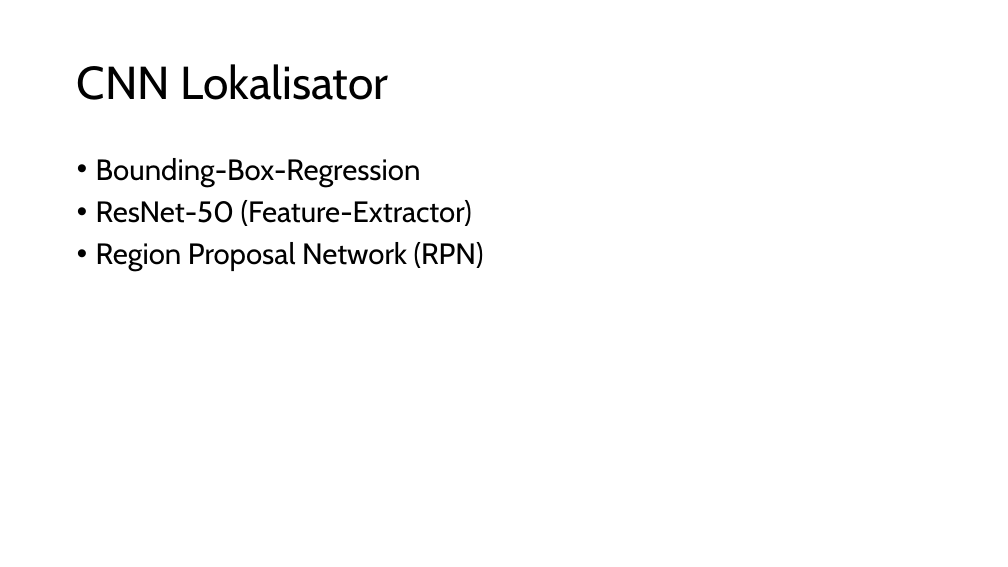
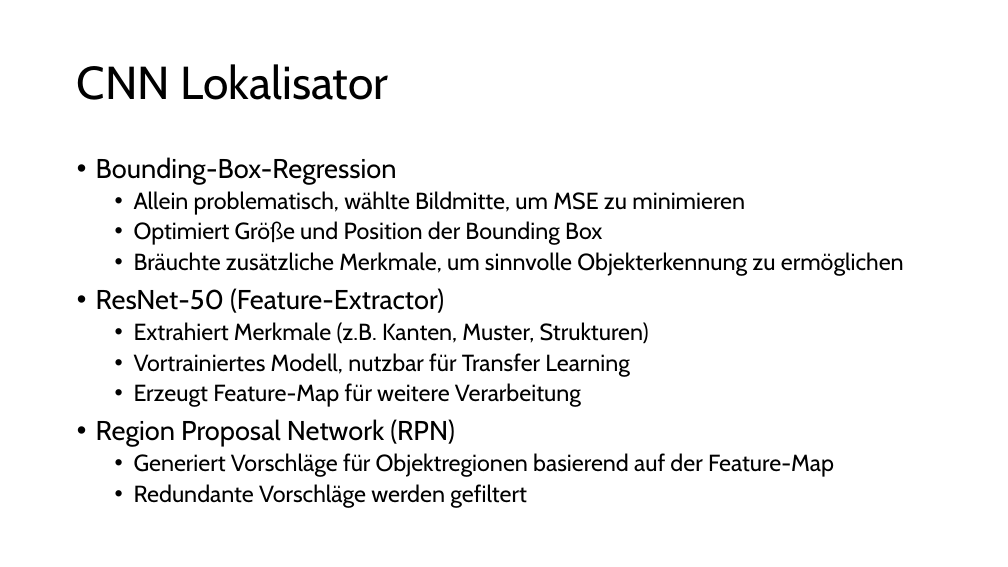
Before and after one commit to jarboyd/ai-lecture-project-ws2425, a slide deck: slide 7 of docs/group_project_presentation.pptx. Drawn at 1008x567 pixels with LibreOffice and Linux fonts; fonts in the diff are those of the drawing. Boxes give left, top, right and bottom in pixels: in the first picture for what was removed or moved away, otherwise in the second. Text is boxed around its words. In the diff, an @@ line names an element or a change of style, - is before the commit and + after.

Commit message:
added to presentation

```diff
--- a/docs/group_project_presentation.pptx
+++ b/docs/group_project_presentation.pptx
@@ text at bbox=[96, 157, 455, 446]: size 28 to 25.9 pt in "Bounding-Box-Regression", "ResNet-50 (Feature-Extractor)", "Region Proposal Network (RPN)" @@
@@ text at bbox=[134, 191, 904, 276]: paragraphs added @@
+  • Allein problematisch, wählte Bildmitte, um MSE zu minimieren
+  • Optimiert Größe und Position der Bounding Box
+  • Bräuchte zusätzliche Merkmale, um sinnvolle Objekterkennung zu ermöglichen
@@ text at bbox=[134, 322, 649, 407]: paragraphs added @@
+  • Extrahiert Merkmale (z.B. Kanten, Muster, Strukturen)
+  • Vortrainiertes Modell, nutzbar für Transfer Learning
+  • Erzeugt Feature-Map für weitere Verarbeitung
@@ text at bbox=[134, 453, 834, 508]: paragraphs added @@
+  • Generiert Vorschläge für Objektregionen basierend auf der Feature-Map
+  • Redundante Vorschläge werden gefiltert
```
Also in this commit, not shown: 1 other file.
